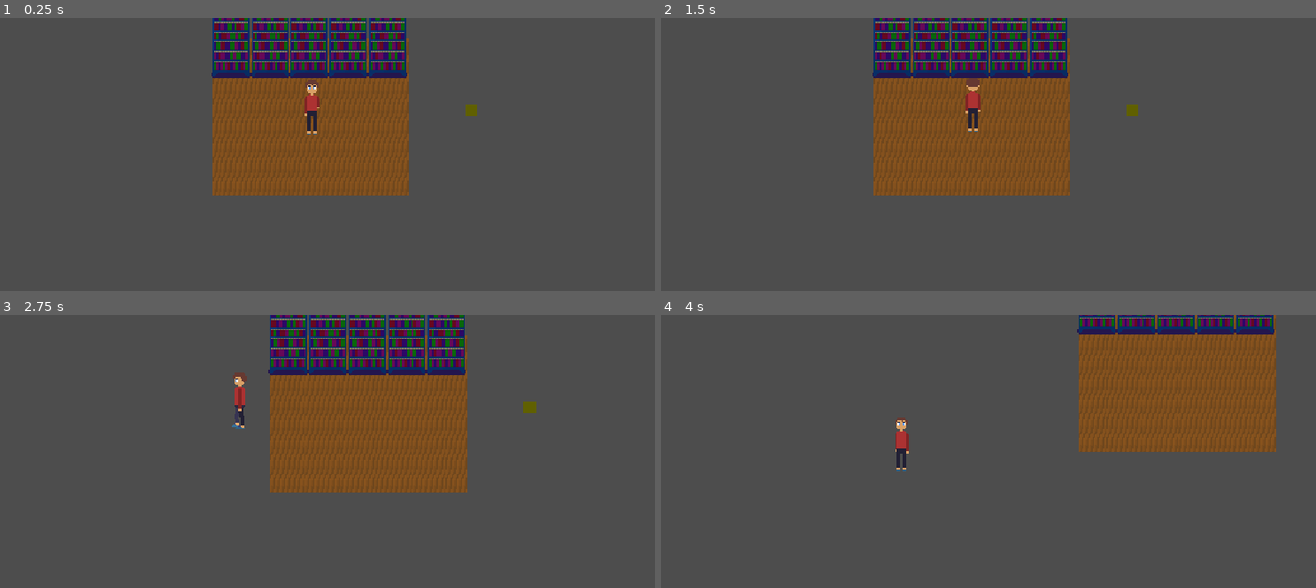
Above: before the commit, frames 1-4 (two rows, left to right).
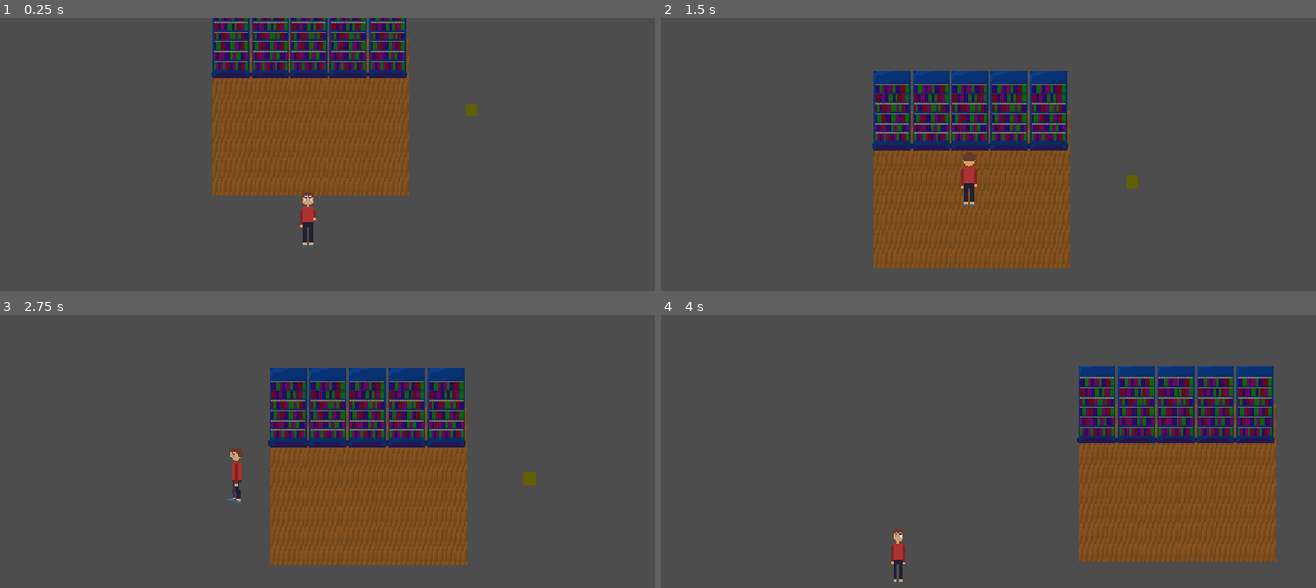
Above: after the commit, the same moments.

Repository: X-A-O-C/simmarket
Game: Godot game, scene res://scene/game.tscn
Two runs of this game, one before a commit and one after it. Both use one fixed random seed, a clock stepped at 60 frames per second and the inputs below.
Inputs:
- Up to frame 1 (0.25 s): no input
- Up to frame 2 (1.5 s): tap Enter at 0.5 s; hold E (interact) 0.53-1.28 s; hold W (up) from 0.53 s (still down); tap E (interact) at 1.35 s
- Up to frame 3 (2.75 s): release W (up) at 2.03 s; hold A (left) from 2.03 s (still down); hold E (interact) from 2.03 s (still down)
- Up to frame 4 (4 s): release E (interact) at 2.78 s; tap E (interact) at 2.85 s; release A (left) at 3.53 s; hold S (down) from 3.53 s (still down); hold E (interact) from 3.53 s (still down)

The runs differ from the first frame. In frame 1, 0.6% of the frame differs, in the area x 45-49%, y 22-84%; in frame 2, 23%; in frame 3, 23%; in frame 4, 27%, in the area x 35-94%, y 0-99%.

Commit message:
center player

Diff:
--- a/supermarket/scene/player.tscn
+++ b/supermarket/scene/player.tscn
@@ -222,12 +222,10 @@
 script = ExtResource("1_hjaqi")
 
 [node name="CollisionShape2D" type="CollisionShape2D" parent="." unique_id=290241316]
-position = Vector2(2, -89)
 shape = SubResource("RectangleShape2D_jv1ba")
 
 [node name="Sprite" type="AnimatedSprite2D" parent="." unique_id=1857681310]
 texture_filter = 1
-position = Vector2(3, -91)
 sprite_frames = SubResource("SpriteFrames_jv1ba")
 animation = &"activation_down"
 
